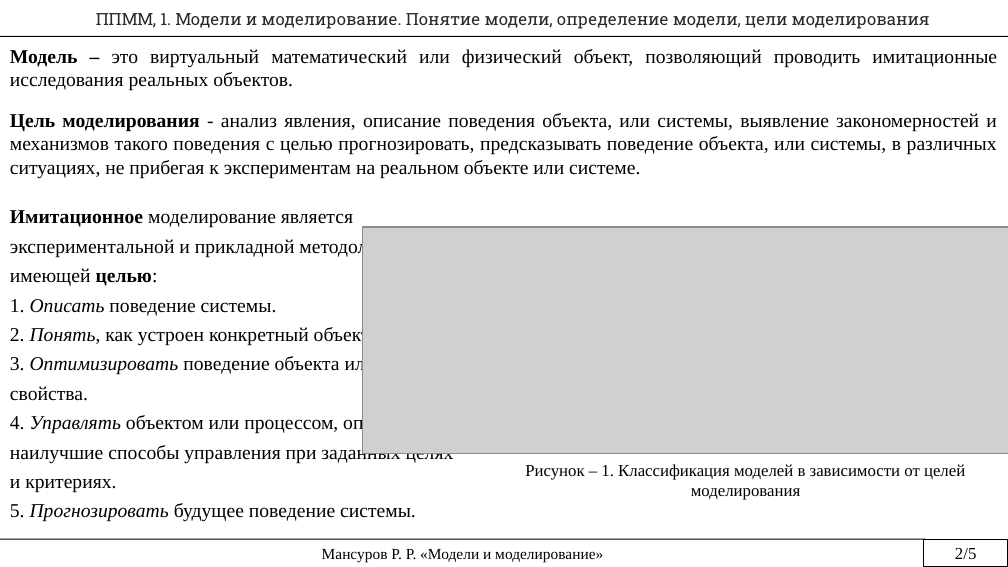
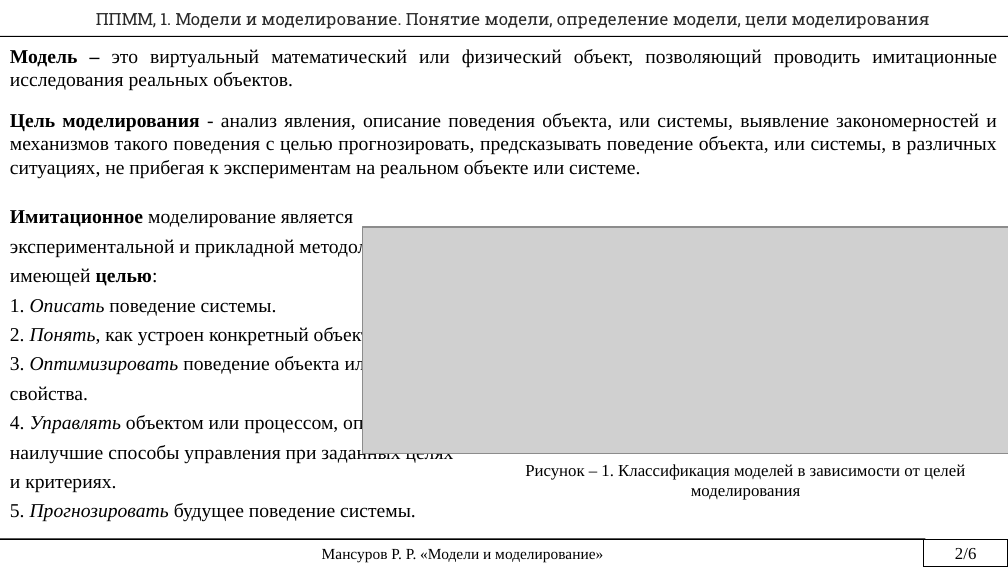
Before and after one commit to rustam-mansurov/cats, a slide deck: slide 2 of Домашнее задание Мансуров.pptx. Drawn at 1008x567 pixels with LibreOffice and Linux fonts; fonts in the diff are those of the drawing; grey boxes stand for pictures. Boxes give left, top, right and bottom in pixels: in the first picture for what was removed or moved away, otherwise in the second. Text is boxed around its words. In the diff, an @@ line names an element or a change of style, - is before the commit and + after.

```diff
--- a/Домашнее задание Мансуров.pptx
+++ b/Домашнее задание Мансуров.pptx
@@ line (0, 539) - (925, 539): stroke #000000 0.75 pt to #000000 1 pt @@
@@ rectangle at box(923, 539, 1008, 566): outline #000000 0.75 pt to #000000 1 pt @@
@@ text at box(955, 548, 976, 559): text changed @@
-2/5
+2/6
```
Also in this commit, not shown: 3 other slides changed, 1 slide added, 3 other files.
